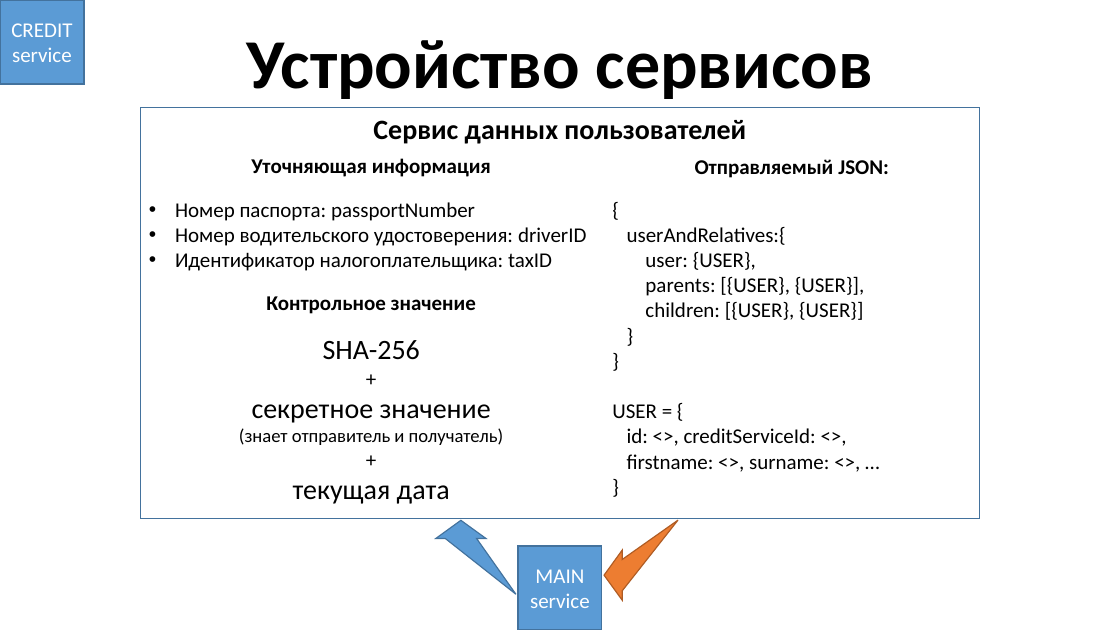
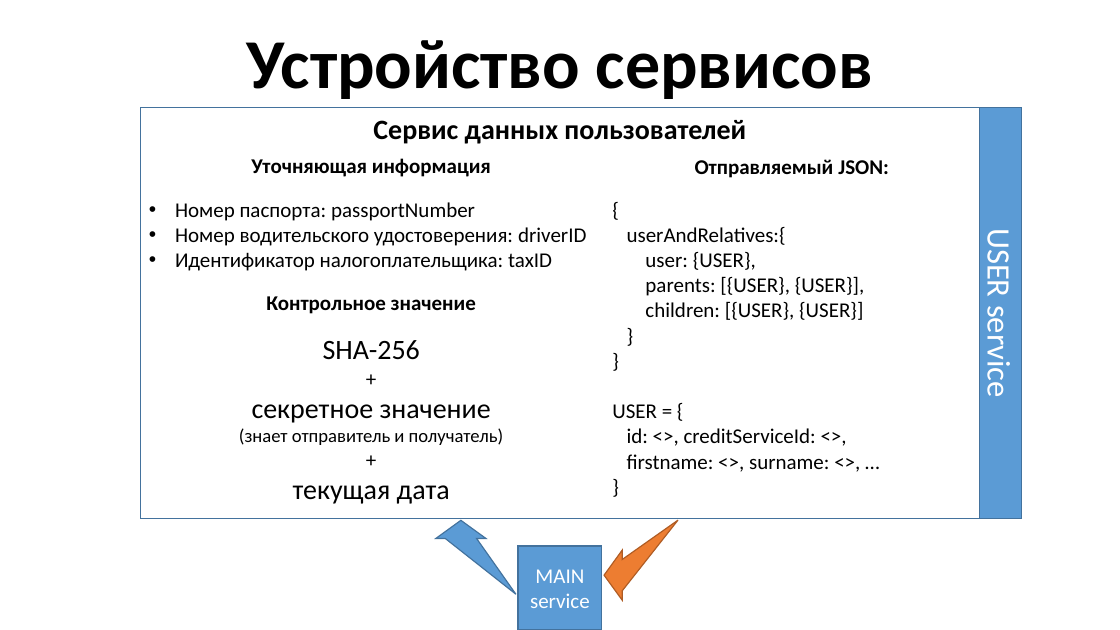
Before and after one commit to YoungTeurus/CreditAndUserServices, a slide deck: slide 9 of docs/Java 3 - presentation (without animation).pptx. Drawn at 1120x630 pixels with LibreOffice and Linux fonts; fonts in the diff are those of the drawing. Boxes give left, top, right and bottom in pixels: in the first picture for what was removed or moved away, otherwise in the second. Text is boxed around its words. In the diff, an @@ line names an element or a change of style, - is before the commit and + after.

```diff
--- a/docs/Java 3 - presentation (without animation).pptx
+++ b/docs/Java 3 - presentation (without animation).pptx
@@ rectangle removed at [0, 0, 84, 84] @@
-CREDIT
-service
@@ rectangle added at [979, 107, 1022, 519], fill #5B9BD5, outline #43739E 1 pt, 28 pt, text #FFFFFF @@
+USER service
```
Also in this commit, not shown: 8 other slides changed, 3 slides added, 2 other files.
